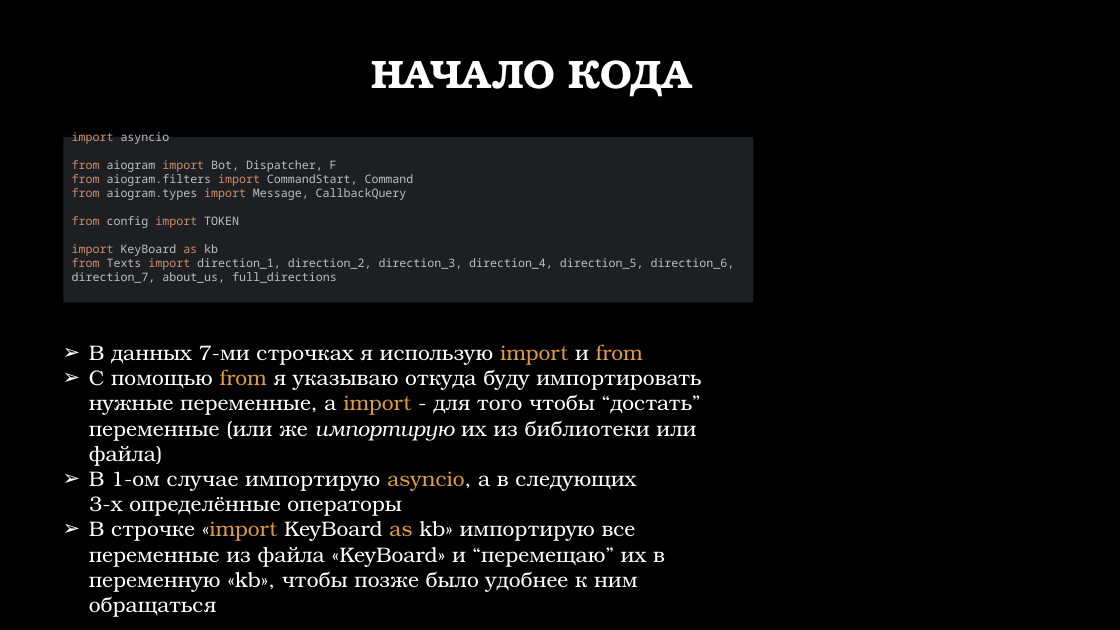
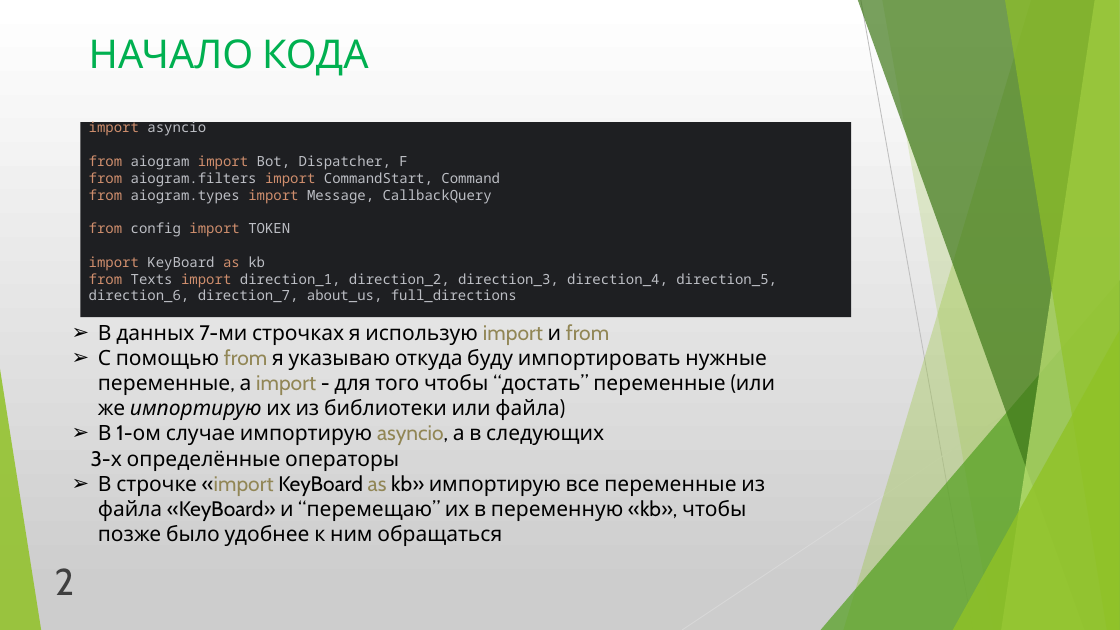
Before and after one commit to GeraltDima/Proect_po-it-cube, a slide deck: slide 3 of Презентация к проекту.pptx. Drawn at 1120x630 pixels with LibreOffice and Linux fonts; fonts in the diff are those of the drawing; background and template pictures are left out. Boxes give left, top, right and bottom in pixels: in the first picture for what was removed or moved away, otherwise in the second. Text is boxed around its words. In the diff, an @@ line names an element or a change of style, - is before the commit and + after.

```diff
--- a/Презентация к проекту.pptx
+++ b/Презентация к проекту.pptx
@@ background picture (left out) to gradient #FFFFFF to #CDCDCD @@
@@ title "НАЧАЛО КОДА": place and size @@
-title "НАЧАЛО КОДА" at (371, 60, 692, 97)
+title "НАЧАЛО КОДА" at (89, 39, 368, 76)
@@ title "НАЧАЛО КОДА" at (89, 39, 368, 76): font TeX Gyre Bonum to Cabin, text colour #FFFFFF to #00B050, bold off; alignment centre to left; line spacing 0.9 to 1; vertical alignment middle to top @@
@@ rectangle "import asyncio from aiogram import ...": place and size @@
-rectangle "import asyncio from aiogram import ..." at (63, 137, 754, 302)
+rectangle "import asyncio from aiogram import ..." at (81, 122, 852, 317)
@@ rectangle "import asyncio from aiogram import ..." at (81, 122, 852, 317): size 10 to 12 pt @@
@@ text "В данных 7-ми строчках я ...": place and size @@
-text "В данных 7-ми строчках я ..." at (89, 344, 701, 592)
+text "В данных 7-ми строчках я ..." at (91, 324, 775, 546)
@@ text "В данных 7-ми строчках я ..." at (91, 324, 775, 546): font TeX Gyre Bonum to Cabin, text colour #FFFFFF to #000000; text colour #DE9C3C to #918655 in "import from", "from import", "asyncio,", "«import as" @@
@@ group added at (0, 0, 1120, 630): 5 freeform shapes, 3 triangles, 2 lines @@
@@ text added at (55, 568, 75, 595), 32 pt, text #3F3F3F @@
+2
```
Also in this commit, not shown: 6 other slides changed.
